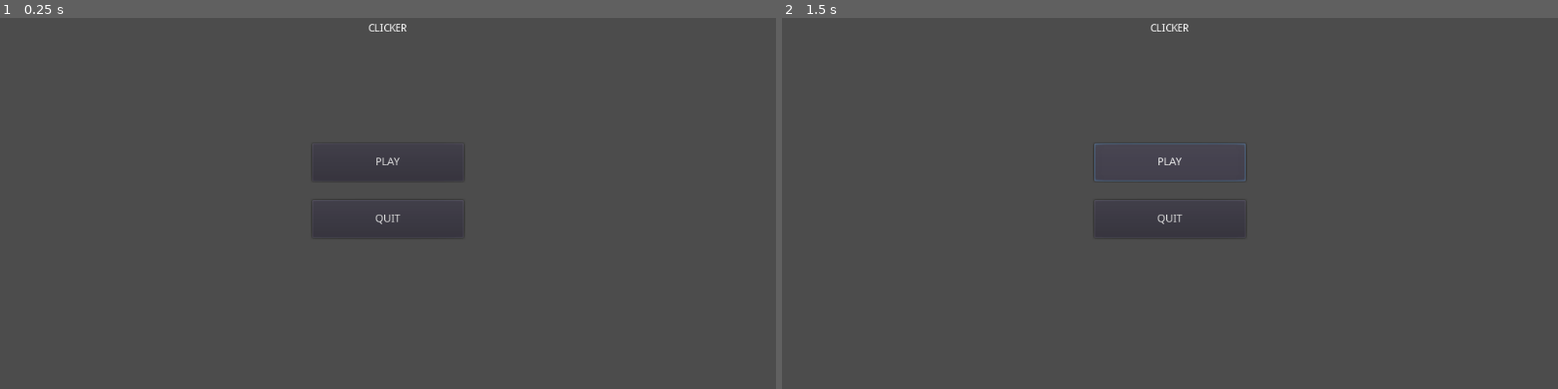
Above: before the commit, frames 1-2 (left to right).
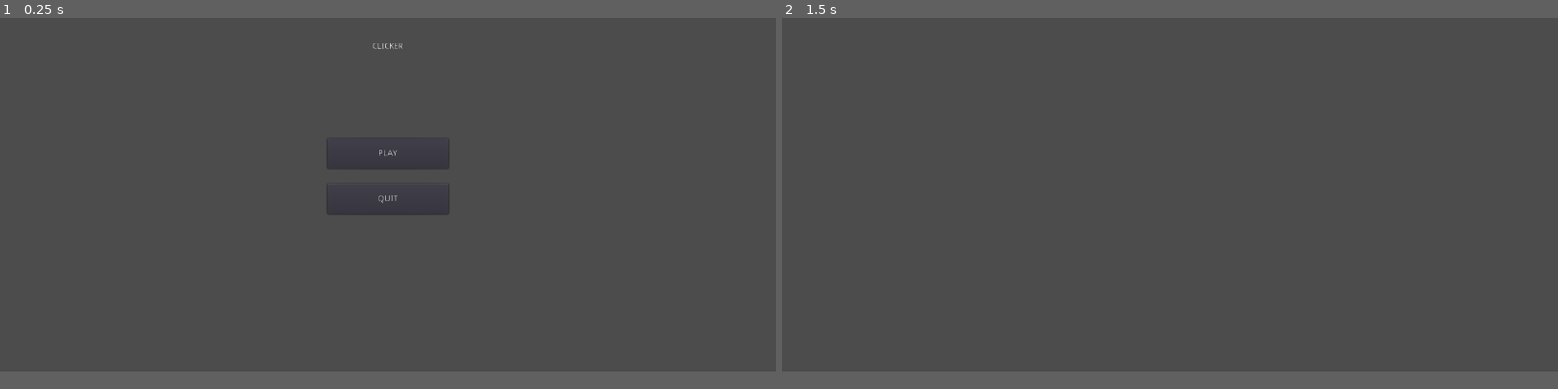
Above: after the commit, the same moments.

Repository: Seliaste/BadClickerProject
Game: Godot game, scene res://mainMenu/mainMenu.tscn
Two runs of this game, one before a commit and one after it. Both use one fixed random seed, a clock stepped at 60 frames per second and the inputs below.
Inputs (mouse positions are in pixels of both pictures, inside the frame that each line leads up to):
- Up to frame 1 (0.25 s): no input
- Up to frame 2 (1.5 s): click "PLAY" at 0.5 s; click (1170, 162) at 1.25 s, where only the run before the commit has a clickable "PLAY"
In our replay, the window is 800x468 before the commit and 800x450 after it. These sizes can differ from the game's own. Grey fills any space a smaller window leaves; there, only what the larger window draws over its background counts as a difference.

The runs differ from the first frame. In frame 1, 0.2% of the frame differs, in the area x 42-58%, y 1-56%; in frame 2, 0.2%.
Error before the commit: Parse Error: The identifier "scene" isn't declared in the current scope. (res://mainMenu/mainMenuScript.gd:20)

Commit message:
Improved readme and basic code

Diff:
--- a/gameScene.tscn
+++ b/gameScene.tscn
@@ -3,3 +3,15 @@
 [node name="Node2D" type="Node2D"]
 
 [node name="Player" type="Node" parent="."]
+
+[node name="Camera2D" type="Camera2D" parent="Player"]
+current = true
+
+[node name="mainPanel" type="Control" parent="."]
+margin_left = -640.0
+margin_top = -356.636
+margin_right = 640.0
+margin_bottom = 363.364
+__meta__ = {
+"_edit_use_anchors_": false
+}
--- a/mainMenu/mainMenuScript.gd
+++ b/mainMenu/mainMenuScript.gd
@@ -17,7 +17,7 @@
 
 
 func _on_Button_button_down():
-	scene
+	get_tree().change_scene("res://gameScene.tscn")
 
 
 func _on_Button2_button_down():
--- a/project.godot
+++ b/project.godot
@@ -19,6 +19,13 @@
 run/main_scene="res://mainMenu/mainMenu.tscn"
 config/icon="res://icon.png"
 
+[display]
+
+window/size/width=1280
+window/size/height=720
+window/stretch/mode="2d"
+window/stretch/aspect="keep"
+
 [rendering]
 
 quality/driver/driver_name="GLES2"
Not shown, changed: README.md
